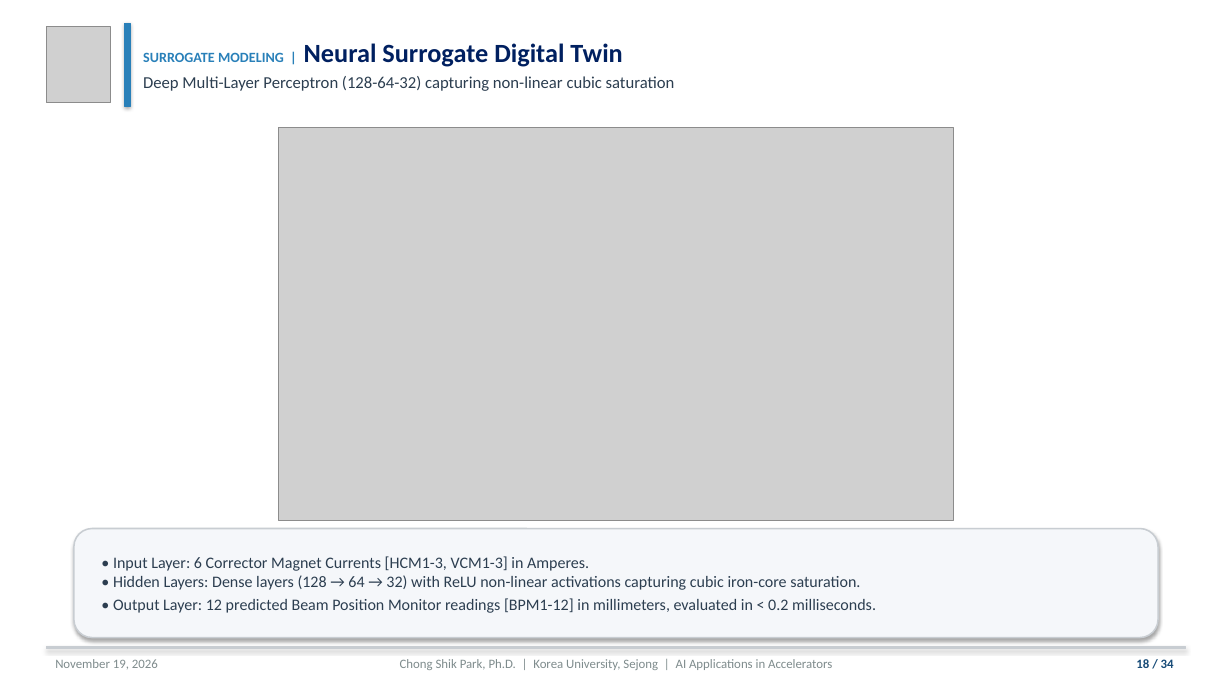
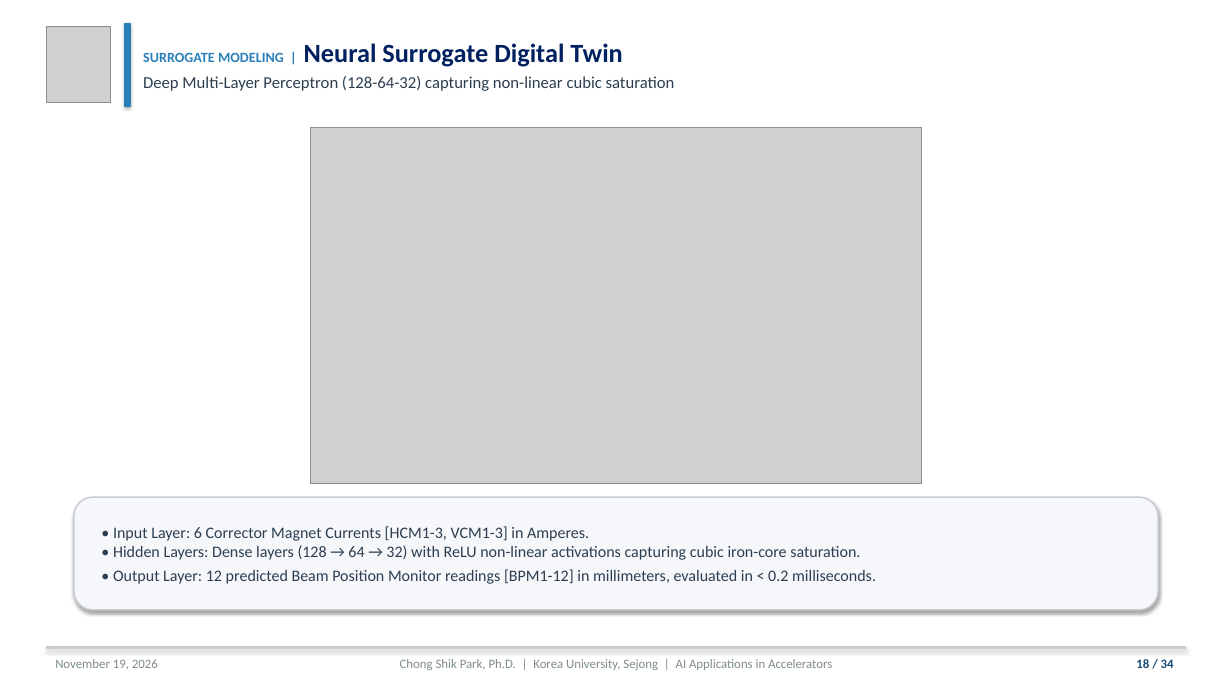
Before and after one commit to cspark7701/ai4acc-mini-hackathon, a slide deck: slide 18 of presentations/Lecture_1_AI_ML_Foundations_and_Control_Slides.pptx. Drawn at 1232x693 pixels with LibreOffice and Linux fonts; fonts in the diff are those of the drawing; grey boxes stand for pictures. Boxes give left, top, right and bottom in pixels: in the first picture for what was removed or moved away, otherwise in the second. Text is boxed around its words. In the diff, an @@ line names an element or a change of style, - is before the commit and + after.

```diff
--- a/presentations/Lecture_1_AI_ML_Foundations_and_Control_Slides.pptx
+++ b/presentations/Lecture_1_AI_ML_Foundations_and_Control_Slides.pptx
@@ picture: place and size @@
-picture at bbox=[278, 128, 953, 520]
+picture at bbox=[311, 128, 922, 483]
@@ rounded rectangle: place and size @@
-rounded rectangle at bbox=[74, 529, 1158, 638]
+rounded rectangle at bbox=[74, 497, 1158, 610]
@@ text "• Input Layer: 6 Corrector ...": place and size @@
-text "• Input Layer: 6 Corrector ..." at bbox=[113, 556, 876, 613]
+text "• Input Layer: 6 Corrector ..." at bbox=[113, 526, 876, 584]
```
Also in this commit, not shown: 6 other slides changed, 6 other files.
